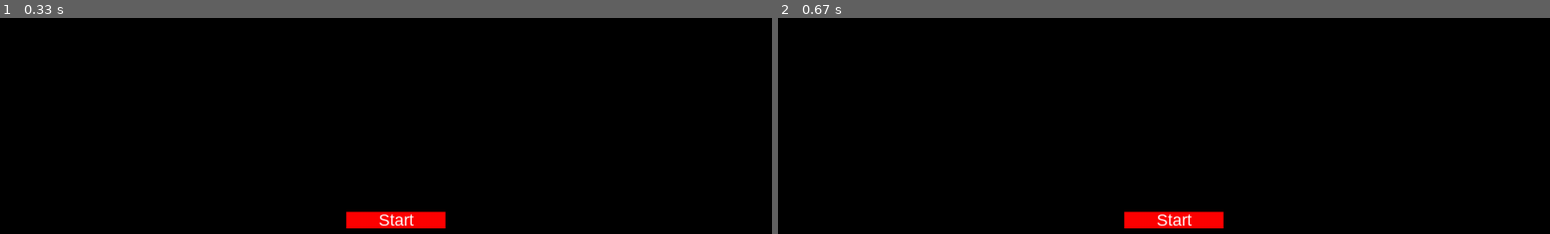
Above: before the commit, frames 1-2 (left to right).
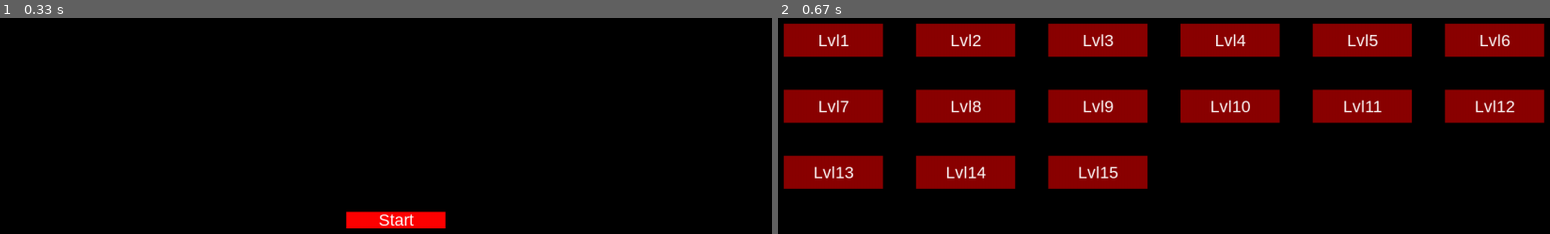
Above: after the commit, the same moments.

Repository: Lyagva/YLyceum-pygame-project
Game: pygame game, started from main.py
Two runs of this game, one before a commit and one after it. Both use one fixed random seed, a clock stepped at 60 frames per second and the inputs below.
Inputs:
- Up to frame 1 (0.33 s): no input
- Up to frame 2 (0.67 s): click "Start" at 0.38 s

Frame 1 is identical in both runs. In frame 2, 31% of the frame differs, in the area x 0-100%, y 2-98%.

Commit message:
добавил экран уровней и кнопки на нем

Diff:
--- /dev/null
+++ b/button.py
@@ -0,0 +1,48 @@
+import pygame as pg
+
+
+class Button:
+    def __init__(self, app, rect_btn, color_btn, text, color_text, size_text, font_text, rect_btn_pushed,
+                 color_btn_pushed, text_pushed, color_text_pushed, size_text_pushed, font_text_pushed,
+                 variable_values_to_change):
+        self.app = app
+
+        self.is_click = False
+
+        #  stats button NO CLICKED
+        self.rect_btn, self.color_btn = rect_btn, color_btn  # button
+        self.text, self.color_text, self.size_text, self.font_text = text, color_text, size_text, font_text  # text button
+
+        #  stats button CLICKED
+        self.rect_btn_pushed, self.color_btn_pushed = rect_btn_pushed, color_btn_pushed  # button
+        self.text_pushed, self.color_text_pushed, self.size_text_push, self.font_text_pushed = text_pushed, color_text_pushed, size_text_pushed, font_text_pushed  # text button
+
+        # what do if cliked
+        self.variable_values_to_change = variable_values_to_change
+
+    def draw_text(self, surf, text, size, x, y, color, font_name):
+        font = pg.font.Font(font_name, size)
+        text_surface = font.render(text, True, color)
+        text_rect = text_surface.get_rect()
+        text_rect.center = (x, y)
+        surf.blit(text_surface, text_rect)
+
+    def update(self, events):
+        for event in events:
+            if event.type == pg.MOUSEBUTTONDOWN and event.button == 1:
+                if self.rect_btn.collidepoint(event.pos):
+                    self.is_click = True
+            elif event.type == pg.MOUSEBUTTONUP and event.button == 1:
+                if self.rect_btn.collidepoint(event.pos):
+                    if self.is_click:
+                        for var, value in self.variable_values_to_change.items():
+                            self.app.vars[var] = value  # делаем действие
+                self.is_click = False
+
+    def render(self):
+        if not self.is_click:
+            pg.draw.rect(self.app.screen, self.color_btn, self.rect_btn)
+            self.draw_text(self.app.screen, self.text, self.size_text, self.rect_btn.x + (self.rect_btn.right - self.rect_btn.x) / 2, self.rect_btn.y + (self.rect_btn.bottom - self.rect_btn.y) // 2, self.color_text, self.font_text)
+        elif self.is_click:
+            pg.draw.rect(self.app.screen, self.color_btn_pushed, self.rect_btn_pushed)
+            self.draw_text(self.app.screen, self.text_pushed, self.size_text_push, self.rect_btn_pushed.x + (self.rect_btn_pushed.right - self.rect_btn_pushed.x) / 2, self.rect_btn_pushed.y + (self.rect_btn_pushed.bottom - self.rect_btn_pushed.y) // 2, self.color_text_pushed, self.font_text_pushed)
--- /dev/null
+++ b/levels.py
@@ -0,0 +1,78 @@
+import pygame as pg
+from button import Button
+
+
+class Levels:
+    def __init__(self, app):
+        self.app = app
+
+        self.count_levels = 15
+        stats_butons = [{'color': pg.Color('DarkRed'),
+                         'text': f'Lvl{i + 1}',
+                         'color_text': pg.Color('white'),
+                         'size_text': 25,
+                         'font_text': pg.font.match_font('arial'),
+                         'color_push': pg.Color('Red'),
+                         'text_push': f'Lvl{i + 1}',
+                         'color_text_push': pg.Color('white'),
+                         'size_text_push': 35,
+                         'font_text_push': pg.font.match_font('arial'),
+                         'change_vars': {'running': 'game', 'chosen_level': i + 1}
+                         } for i in range(self.count_levels)]
+        self.location = 'x'  # по какой оси первостепенно распологаются кнопки
+        first_pos_x, first_pos_y = 50, 50
+        x, y = first_pos_x, first_pos_y
+        width, height = 150, 50
+        width_push, height_push = 160, 60
+        gap_x, gap_y = 50, 50
+
+        print(self.app.vars['screen_size'])
+        self.buttons = []
+        for i in range(self.count_levels):
+            if self.location == 'x':
+                if self.app.vars['screen_size'][0] - x < width_push:
+                    x = first_pos_x
+                    y += height + gap_y
+                if self.app.vars['screen_size'][1] - y < height_push:
+                    pass  # перевызов функции с меньшими значениями x y
+            elif self.location == 'y':
+                if self.app.vars['screen_size'][1] - y < height_push:
+                    y = first_pos_y
+                    x += width + gap_x
+                if self.app.vars['screen_size'][0] - x < width_push:
+                    pass  # перевызов функции с меньшими значениями x y
+            print(x, y)
+            self.buttons.append(
+                Button(self.app,
+                       pg.Rect(x, y, width, height),
+                       stats_butons[i]['color'],
+                       stats_butons[i]['text'], stats_butons[i]['color_text'], stats_butons[i]['size_text'], stats_butons[i]['font_text'],
+                       pg.Rect(x - (abs(width - width_push) / 2), y - (abs(height - height_push) / 2), width_push, height_push),
+                       stats_butons[i]['color_push'],
+                       stats_butons[i]['text_push'], stats_butons[i]['color_text_push'], stats_butons[i]['size_text_push'], stats_butons[i]['font_text_push'],
+                       stats_butons[i]['change_vars'])
+            )
+            if self.location == 'x':
+                x += width + gap_x
+            elif self.location == 'y':
+                y += height + gap_y
+
+    def run(self):
+        while self.app.vars['running'] == 'levels':
+            events = pg.event.get()
+            for event in events:
+                if event.type == pg.QUIT:
+                    self.app.vars['running'] = ''
+                elif event.type == pg.KEYDOWN:
+                    if event.key == pg.K_ESCAPE:
+                        self.app.vars['running'] = ''
+
+            for button in self.buttons:
+                button.update(events)
+
+            self.app.screen.fill(pg.Color('black'))
+            for button in self.buttons:
+                button.render()
+            pg.display.flip()
+
+            self.app.clock.tick(self.app.vars['fps'])
--- a/main.py
+++ b/main.py
@@ -1,22 +1,26 @@
 import pygame as pg
 from menu import Menu
+from levels import Levels
 
 
 class App:
     def __init__(self):
         pg.init()
         self.screen = pg.display.set_mode((0, 0), pg.FULLSCREEN)
-        self.screen_size = self.screen.get_size()
+        self.clock = pg.time.Clock()
 
-        self.clock = pg.time.Clock()
-        self.fps = 120
-
-        self.running = 'menu'
-        self.runner = {'menu': Menu(self)}
+        # no pygame vars
+        self.vars = {'screen_size': self.screen.get_size(),
+                     'running': 'menu',
+                     'fps': 120,
+                     'chosen_level': None
+                     }
 
     def run(self):
-        while self.running:
-            self.runner[self.running].run()
+        self.vars['runner'] = {'menu': Menu(self), 'levels': Levels(self)}
+
+        while self.vars['running']:
+            self.vars['runner'][self.vars['running']].run()
         pg.quit()
 
 
--- a/menu.py
+++ b/menu.py
@@ -1,65 +1,29 @@
 import pygame as pg
-
-
-class Button:
-    def __init__(self, app, rect_btn, color_btn, text, color_text, size_text, font_text, rect_btn_pushed,
-                 color_btn_pushed, text_pushed, color_text_pushed, size_text_pushed, font_text_pushed):
-        self.app = app
-
-        self.is_click = False
-
-        #  stats button NO CLICKED
-        self.rect_btn, self.color_btn = rect_btn, color_btn  # button
-        self.text, self.color_text, self.size_text, self.font_text = text, color_text, size_text, font_text  # text button
-
-        #  stats button CLICKED
-        self.rect_btn_pushed, self.color_btn_pushed = rect_btn_pushed, color_btn_pushed  # button
-        self.text_pushed, self.color_text_pushed, self.size_text_push, self.font_text_pushed = text_pushed, color_text_pushed, size_text_pushed, font_text_pushed  # text button
-
-    def draw_text(self, surf, text, size, x, y, color, font_name):
-        font = pg.font.Font(font_name, size)
-        text_surface = font.render(text, True, color)
-        text_rect = text_surface.get_rect()
-        text_rect.center = (x, y)
-        surf.blit(text_surface, text_rect)
-
-    def update(self, events):
-        for event in events:
-            if event.type == pg.MOUSEBUTTONDOWN and event.button == 1:
-                if self.rect_btn.collidepoint(event.pos):
-                    self.is_click = True
-            elif event.type == pg.MOUSEBUTTONUP and event.button == 1:
-                if self.is_click:
-                    pass  # делаем действие
-                self.is_click = False
-
-    def render(self):
-        if not self.is_click:
-            pg.draw.rect(self.app.screen, self.color_btn, self.rect_btn)
-            self.draw_text(self.app.screen, self.text, self.size_text, self.rect_btn.x + (self.rect_btn.right - self.rect_btn.x) / 2, self.rect_btn.y + (self.rect_btn.bottom - self.rect_btn.y) // 2, self.color_text, self.font_text)
-        elif self.is_click:
-            pg.draw.rect(self.app.screen, self.color_btn_pushed, self.rect_btn_pushed)
-            self.draw_text(self.app.screen, self.text_pushed, self.size_text_push, self.rect_btn_pushed.x + (self.rect_btn_pushed.right - self.rect_btn_pushed.x) / 2, self.rect_btn_pushed.y + (self.rect_btn_pushed.bottom - self.rect_btn_pushed.y) // 2, self.color_text_pushed, self.font_text_pushed)
+from button import Button
 
 
 class Menu:
     def __init__(self, app):
         self.app = app
         self.buttons = [
-            Button(self.app, pg.Rect(self.app.screen_size[0] / 2 - 75, self.app.screen_size[1] / 2 - 25, 150, 25),
+            Button(self.app, pg.Rect(self.app.vars['screen_size'][0] / 2 - 75, self.app.vars['screen_size'][1] / 2 - 25, 150, 25),
                    pg.Color('red'),
                    'Start', pg.Color('white'), 25, pg.font.match_font('arial'),
-                   pg.Rect(self.app.screen_size[0] / 2 - 85, self.app.screen_size[1] / 2 - 35, 170, 60),
+                   pg.Rect(self.app.vars['screen_size'][0] / 2 - 85, self.app.vars['screen_size'][1] / 2 - 35, 170, 60),
                    pg.Color('Blue'),
-                   'Start', pg.Color('white'), 35, pg.font.match_font('arial'))
+                   'Start', pg.Color('white'), 35, pg.font.match_font('arial'),
+                   {'running': 'levels'})
         ]
 
     def run(self):
-        while self.app.running == 'menu':
+        while self.app.vars['running'] == 'menu':
             events = pg.event.get()
             for event in events:
                 if event.type == pg.QUIT:
-                    self.app.running = ''
+                    self.app.vars['running'] = ''
+                elif event.type == pg.KEYDOWN:
+                    if event.key == pg.K_ESCAPE:
+                        self.app.vars['running'] = ''
 
             for button in self.buttons:
                 button.update(events)
@@ -69,4 +33,4 @@
                 button.render()
             pg.display.flip()
 
-            self.app.clock.tick(self.app.fps)
+            self.app.clock.tick(self.app.vars['fps'])
